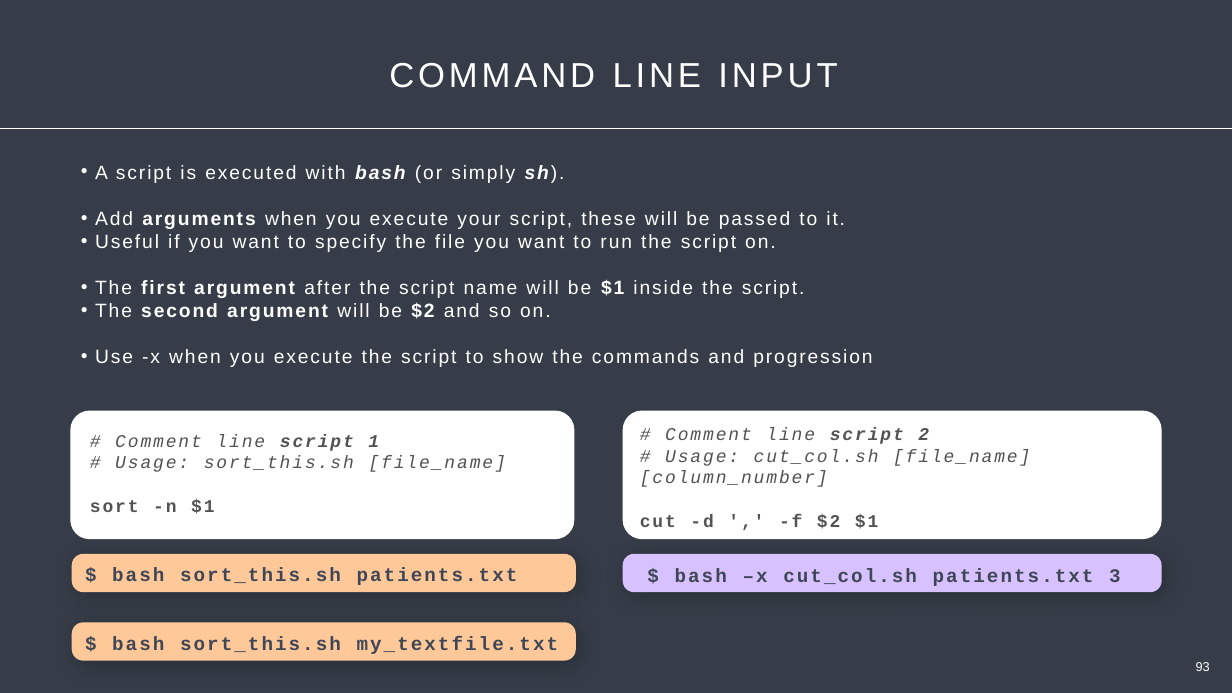
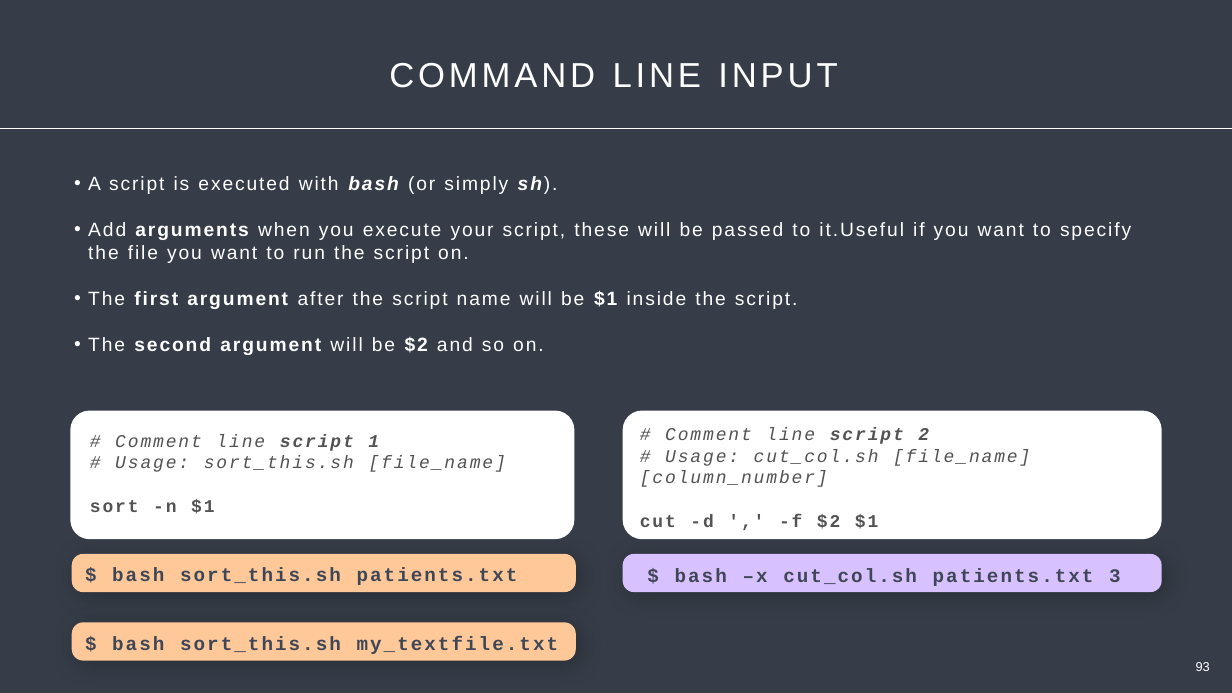
Before and after one commit to Center-for-Health-Data-Science/Just-Bash-It, a slide deck: slide 93 of Teachers/Just_Bash_It_Slideshow.pptx. Drawn at 1232x693 pixels with LibreOffice and Linux fonts; fonts in the diff are those of the drawing. Boxes give left, top, right and bottom in pixels: in the first picture for what was removed or moved away, otherwise in the second. Text is boxed around its words. In the diff, an @@ line names an element or a change of style, - is before the commit and + after.

```diff
--- a/Teachers/Just_Bash_It_Slideshow.pptx
+++ b/Teachers/Just_Bash_It_Slideshow.pptx
@@ text "A script is executed with ...": place and size @@
-text "A script is executed with ..." at box(95, 165, 872, 367)
+text "A script is executed with ..." at box(88, 176, 1131, 355)
@@ text at box(88, 222, 1131, 263): text changed @@
-• Add arguments when you execute your script, these will be passed to it.
-• Useful if you want to specify the file you want to run the script on.
+• Add arguments when you execute your script, these will be passed to it.Useful if you want to specify the file you want to run the script on.
@@ text at box(95, 349, 872, 367): paragraph removed @@
-• Use -x when you execute the script to show the commands and progression
```
Also in this commit, not shown: 26 other slides changed.
